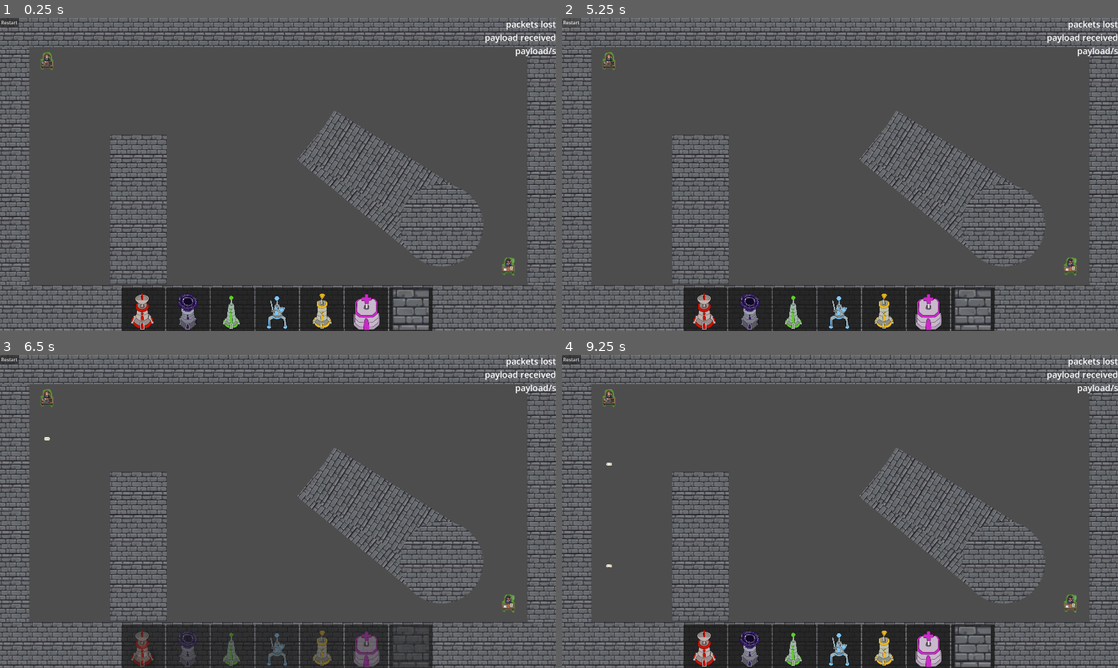
Above: before the commit, frames 1-4 (two rows, left to right).
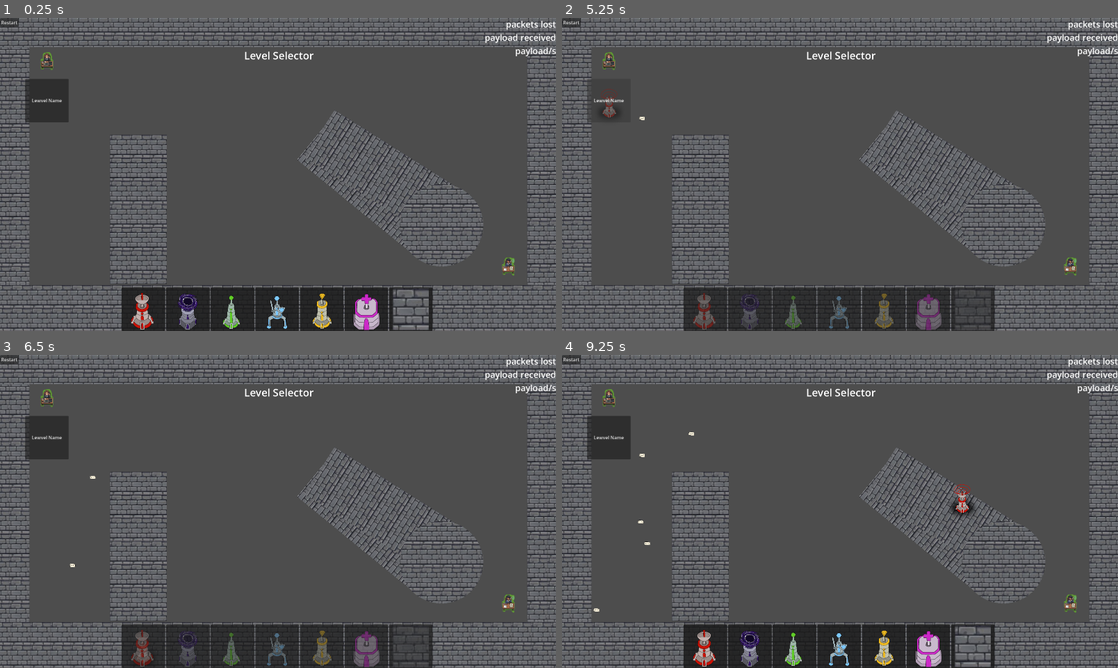
Above: after the commit, the same moments.

Repository: ryupold/ld59
Game: Godot game, scene res://scenes/main.tscn
Same seed, same stepped clock (60 frames per second), same inputs: the game is played once before the commit and once after it. The engine's default icon, where the game draws it, is replaced by a stand-in: a white triangle on a blue panel in a dark square.
Inputs (mouse positions are in pixels of both pictures, inside the frame that each line leads up to):
- Up to frame 1 (0.25 s): no input
- Up to frame 2 (5.25 s): click (706, 309) at 0.52 s; click "Restart" at 1.25 s; click (606, 99) at 2 s, where only the run after the commit has a clickable "Lewvel Name"; click "Restart" at 2.75 s; click "Restart" at 3.5 s; click (706, 309) at 4.27 s; click "Restart" (after the commit: "Lewvel Name") at 5 s
- Up to frame 3 (6.5 s): click (144, 646) at 5.77 s
- Up to frame 4 (9.25 s): click "Restart" (after the commit: "Lewvel Name") at 6.5 s; move the mouse to (962, 495) at 7.27 s; click (962, 495) at 7.42 s; drag from (728, 527) to (606, 398) at 8.02 s; tap Enter at 8.75 s; move the mouse to (895, 442) at 8.77 s; click (895, 442) at 8.92 s

The runs differ from the first frame. In frame 1, 1.2% of the frame differs, in the area x 4-57%, y 10-34%; in frame 2, 2.4%, in the area x 4-78%, y 10-100%; in frame 3, 1.2%; in frame 4, 1.5%.
Error after the commit: Invalid access to property or key 'Title' on a base object of type 'Nil'. (res://hud/level_selector/level_canvas_item.gd:12)

Commit message:
Add Level selector

Diff:
--- a/ld59-game/hud/hud.tscn
+++ b/ld59-game/hud/hud.tscn
@@ -3,6 +3,7 @@
 [ext_resource type="Script" uid="uid://cibt7y28amhj5" path="res://hud/debug.gd" id="1_6ca3a"]
 [ext_resource type="Script" uid="uid://dobvu0txxlu5l" path="res://hud/hud.gd" id="1_318vg"]
 [ext_resource type="PackedScene" uid="uid://dmoygirrjplv2" path="res://hud/tower_picker/tower_picker.tscn" id="2_2gk58"]
+[ext_resource type="PackedScene" uid="uid://b0blgpnq2do5u" path="res://hud/level_selector/LevelSelector.tscn" id="4_w8tcp"]
 
 [sub_resource type="LabelSettings" id="LabelSettings_6ca3a"]
 font_size = 30
@@ -51,6 +52,15 @@
 [node name="TowerPicker" parent="AspectRatioContainer/VBoxContainer" unique_id=810922384 instance=ExtResource("2_2gk58")]
 layout_mode = 2
 
+[node name="LevelSelector" parent="." unique_id=770863663 instance=ExtResource("4_w8tcp")]
+anchors_preset = 0
+anchor_right = 0.0
+anchor_bottom = 0.0
+offset_right = 1926.0
+offset_bottom = 625.0
+grow_horizontal = 1
+grow_vertical = 1
+
 [node name="Button" type="Button" parent="." unique_id=540476503]
 offset_right = 8.0
 offset_bottom = 8.0
--- /dev/null
+++ b/ld59-game/hud/level_selector/LevelSelector.tscn
@@ -0,0 +1,34 @@
+[gd_scene format=3 uid="uid://b0blgpnq2do5u"]
+
+[ext_resource type="PackedScene" uid="uid://3njoblir4qc8" path="res://hud/level_selector/level_canvas_item.tscn" id="1_308xf"]
+
+[node name="LevelSelector" type="VBoxContainer" unique_id=615078967]
+anchors_preset = 15
+anchor_right = 1.0
+anchor_bottom = 1.0
+grow_horizontal = 2
+grow_vertical = 2
+
+[node name="HSeparator" type="HSeparator" parent="." unique_id=1549279738]
+layout_mode = 2
+theme_override_constants/separation = 100
+
+[node name="Label" type="Label" parent="." unique_id=1210678242]
+layout_mode = 2
+theme_override_font_sizes/font_size = 36
+text = "Level Selector"
+horizontal_alignment = 1
+
+[node name="MarginContainer" type="MarginContainer" parent="." unique_id=2119590402]
+layout_mode = 2
+theme_override_constants/margin_left = 75
+theme_override_constants/margin_top = 40
+theme_override_constants/margin_right = 75
+theme_override_constants/margin_bottom = 75
+
+[node name="GridContainer" type="GridContainer" parent="MarginContainer" unique_id=2002328014]
+layout_mode = 2
+columns = 10
+
+[node name="LevelItem" parent="MarginContainer/GridContainer" unique_id=1007656823 instance=ExtResource("1_308xf")]
+layout_mode = 2
--- /dev/null
+++ b/ld59-game/hud/level_selector/level_canvas_item.gd
@@ -0,0 +1,17 @@
+class_name LevelCanvasItem extends MarginContainer
+
+@export var resource: LevelResource
+@export var disabled:bool:
+	get:
+		return button.disabled
+	set(value):
+		button.disabled = value
+@export var button: Button
+
+func _ready() -> void:
+	button.text = resource.Title
+	button.pressed.connect(loadLevel)
+
+func loadLevel():
+	GameState.loadLevel(resource)
+	pass
--- /dev/null
+++ b/ld59-game/hud/level_selector/level_canvas_item.tscn
@@ -0,0 +1,16 @@
+[gd_scene format=3 uid="uid://3njoblir4qc8"]
+
+[ext_resource type="Script" uid="uid://b5qdc5clkfx6k" path="res://hud/level_selector/level_canvas_item.gd" id="1_int0h"]
+
+[node name="LevelItem" type="MarginContainer" unique_id=1007656823 node_paths=PackedStringArray("button")]
+theme_override_constants/margin_left = 12
+theme_override_constants/margin_top = 12
+theme_override_constants/margin_right = 12
+theme_override_constants/margin_bottom = 12
+script = ExtResource("1_int0h")
+button = NodePath("Button")
+
+[node name="Button" type="Button" parent="." unique_id=1690605595]
+custom_minimum_size = Vector2(150, 150)
+layout_mode = 2
+text = "Lewvel Name"
--- a/ld59-game/scenes/game_state.gd
+++ b/ld59-game/scenes/game_state.gd
@@ -16,7 +16,7 @@
 signal onDragEvent(node: Node2D, state: bool)
 signal onPacketLost()
 signal onPacketReceived()
-signal onLevelCreated(level: LevelResource)
+signal onLevelCreated()
 
 func _ready():
 	onDragEvent.connect(func(n, state): _isDragging = state)
@@ -28,7 +28,11 @@
 func restartLevel() -> void:
 	get_tree().change_scene_to_packed(_currentLevel.scene)
 
-func setupLevel(resource: LevelResource) -> void:
+func loadLevel(resource: LevelResource) -> void:
+	_currentLevel = resource
+	get_tree().change_scene_to_packed(_currentLevel.scene)
+
+func setupLevel() -> void:
 	var scene := get_tree().current_scene
 	if scene is not Level: return
 	var level := scene as Level
@@ -37,11 +41,11 @@
 	_payloadReceived = 0
 	_payloadPerSecond = 0
 
-	level.sender.spawnInterval = resource.spawnInterval
-	level.sender.spawnImpulse = resource.spawnImpulse
-	level.sender.spawnAngleMin = resource.spawnAngleMin
-	level.sender.spawnAngleMax = resource.spawnAngleMax
-	level.sender.spawnAngleRotationSpeed = resource.spawnAngleRotationSpeed
+	level.sender.spawnInterval = _currentLevel.spawnInterval
+	level.sender.spawnImpulse = _currentLevel.spawnImpulse
+	level.sender.spawnAngleMin = _currentLevel.spawnAngleMin
+	level.sender.spawnAngleMax = _currentLevel.spawnAngleMax
+	level.sender.spawnAngleRotationSpeed = _currentLevel.spawnAngleRotationSpeed
 
 
 func increasePacketLossCounter():
Not shown, added: ld59-game/hud/level_selector/level_canvas_item.gd.uid
